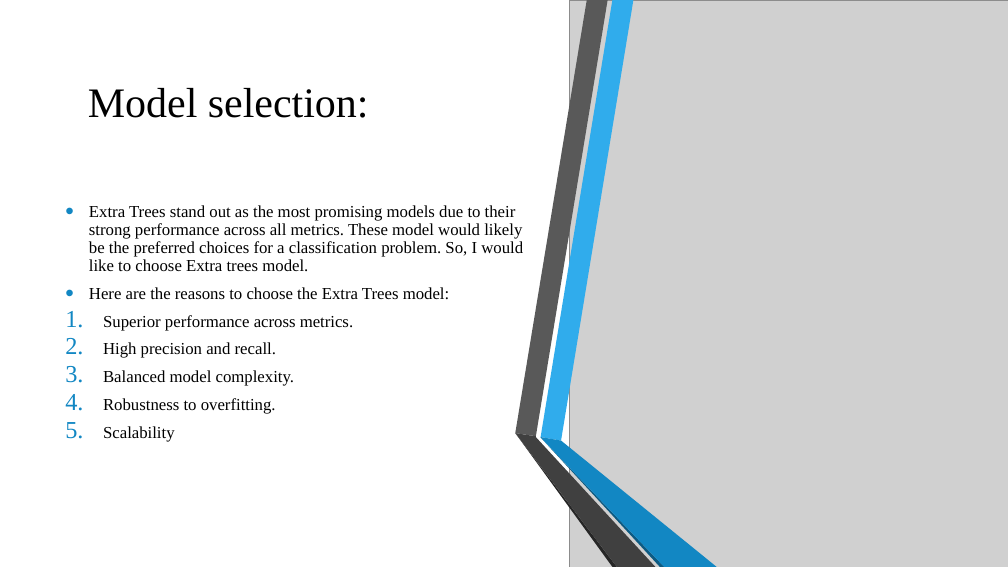
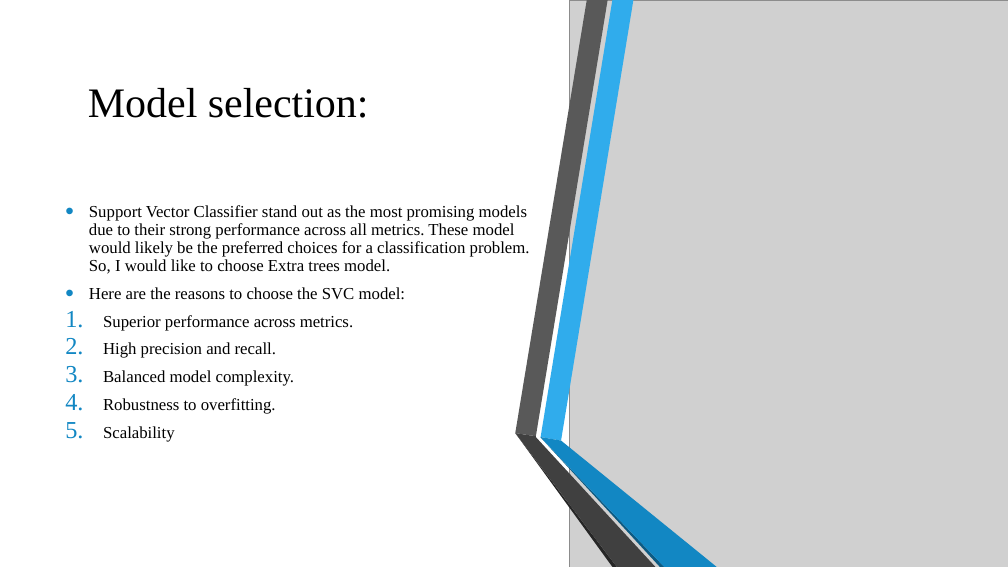
Before and after one commit to prakharmauryas/GlucoSense_Infosys_Internship_Nov2024, a slide deck: slide 17 of Sriraj-Penjerla/Presentation_Glucosense.pptx (slide 18 before the commit). Drawn at 1008x567 pixels with LibreOffice and Linux fonts; fonts in the diff are those of the drawing; grey boxes stand for pictures; background and template pictures are left out. Boxes give left, top, right and bottom in pixels: in the first picture for what was removed or moved away, otherwise in the second. Text is boxed around its words. In the diff, an @@ line names an element or a change of style, - is before the commit and + after.

```diff
--- a/Sriraj-Penjerla/Presentation_Glucosense.pptx
+++ b/Sriraj-Penjerla/Presentation_Glucosense.pptx
@@ text at <box>89,205,530,300</box>: text changed @@
-• Extra Trees stand out as the most promising models due to their strong performance across all metrics. These model would likely be the preferred choices for a classification problem. So, I would like to choose Extra trees model.
-• Here are the reasons to choose the Extra Trees model:
+• Support Vector Classifier stand out as the most promising models due to their strong performance across all metrics. These model would likely be the preferred choices for a classification problem. So, I would like to choose Extra trees model.
+• Here are the reasons to choose the SVC model:
```
Also in this commit, not shown: 5 other slides changed, 1 slide removed.
